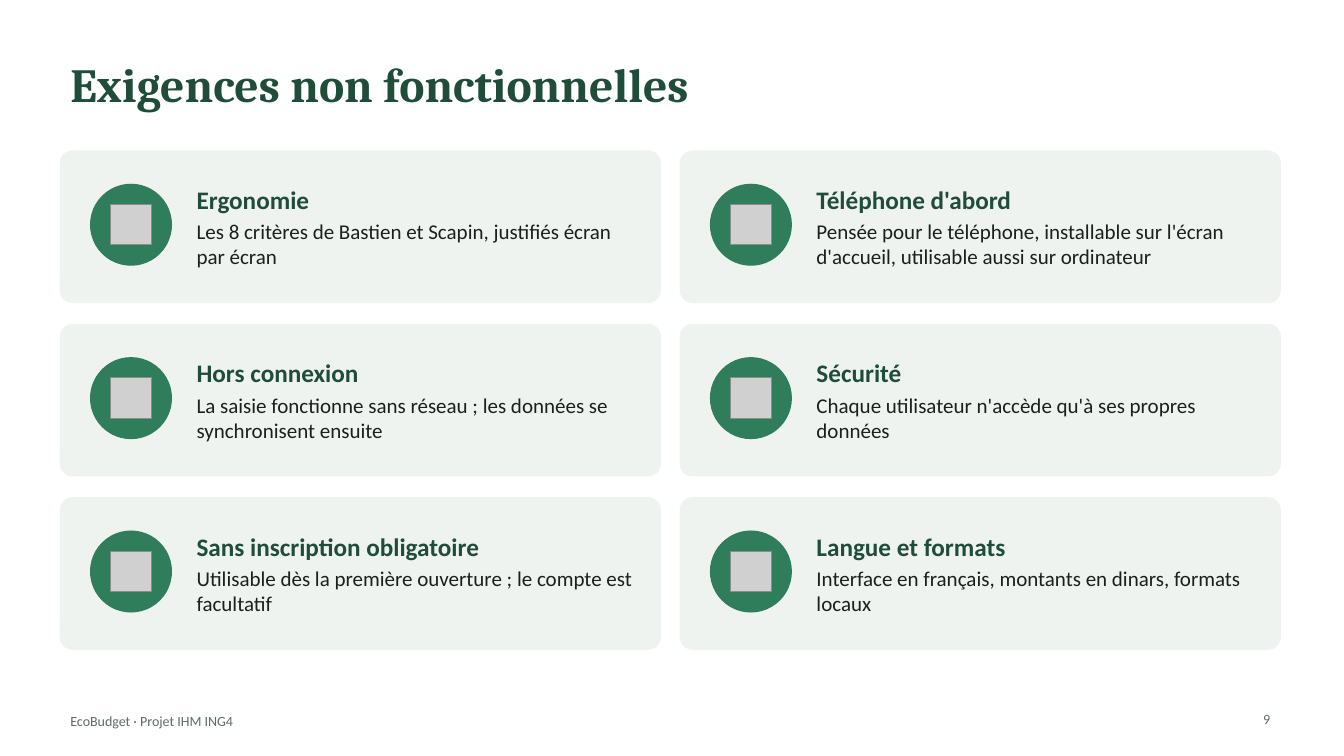
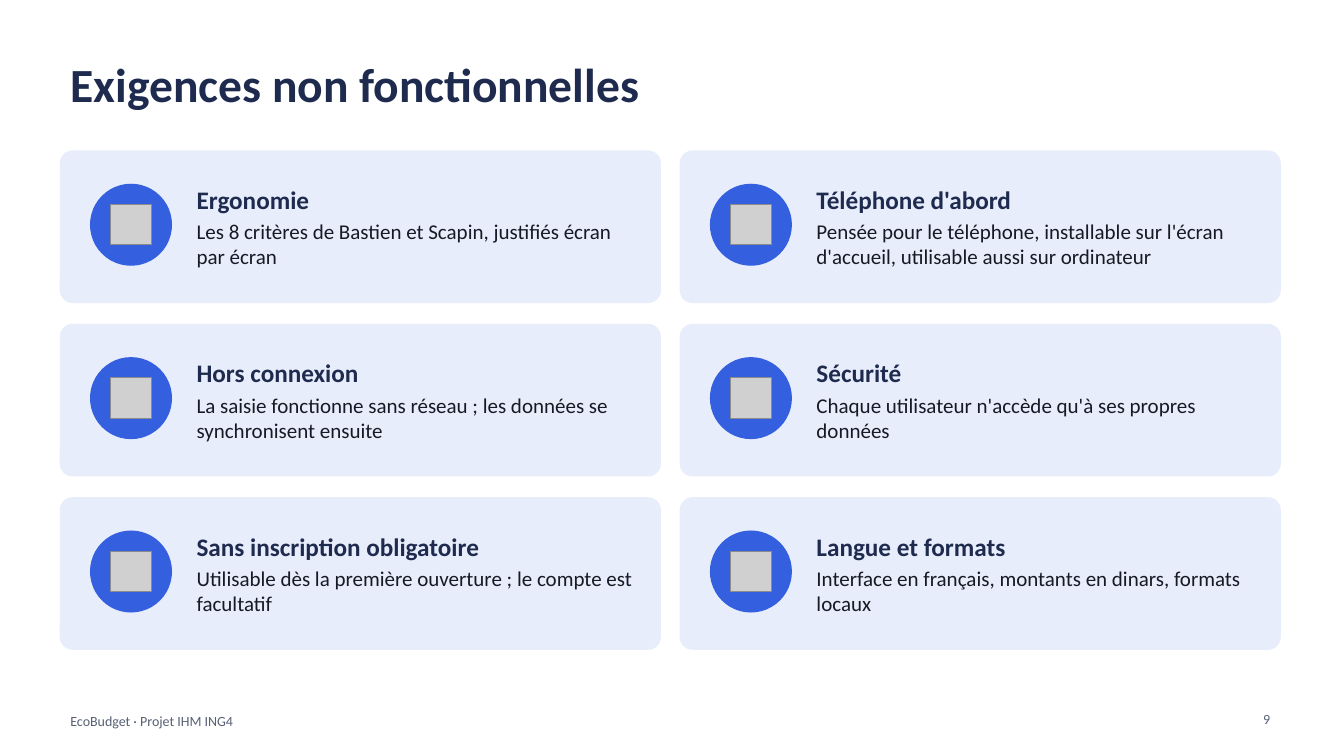
Before and after one commit to kaderouadahi/EcoBudget, a slide deck: slide 9 of livrables/EcoBudget.pptx. Drawn at 1344x756 pixels with LibreOffice and Linux fonts; fonts in the diff are those of the drawing; grey boxes stand for pictures. Boxes give left, top, right and bottom in pixels: in the first picture for what was removed or moved away, otherwise in the second. Text is boxed around its words. In the diff, an @@ line names an element or a change of style, - is before the commit and + after.

Commit message:
Maquettes et prototype interactif : 22 écrans (téléphone et ordinateur), images, matrice et diaporama mis à jour

```diff
--- a/livrables/EcoBudget.pptx
+++ b/livrables/EcoBudget.pptx
@@ title "Exigences non fonctionnelles" at (70, 68, 639, 110): font Cambria to Calibri, text colour #1F4D3A to #1E2B4F @@
@@ text "Ergonomie" at (197, 191, 611, 268): text colour #1F4D3A to #1E2B4F in "Ergonomie"; text colour #1B1F1D to #161A24 in "Les 8 critères de Bastien et Scapin, ..." @@
@@ text "Téléphone d'abord" at (816, 191, 1224, 267): text colour #1F4D3A to #1E2B4F in "Téléphone d'abord"; text colour #1B1F1D to #161A24 in "Pensée pour le téléphone, installable sur l'écran ..." @@
@@ text "Hors connexion" at (197, 364, 608, 442): text colour #1F4D3A to #1E2B4F in "Hors connexion"; text colour #1B1F1D to #161A24 in "La saisie fonctionne sans réseau ; les ..." @@
@@ text "Sécurité" at (816, 364, 1196, 438): text colour #1F4D3A to #1E2B4F in "Sécurité"; text colour #1B1F1D to #161A24 in "Chaque utilisateur n'accède qu'à ses propres données" @@
@@ fill #EEF3EF to #E8EDFB; outline #EEF3EF 1 pt to #E8EDFB 1 pt in 6 elements at (60, 151, 660, 302), (681, 151, 1280, 302), (60, 325, 660, 476), (681, 325, 1280, 476), (60, 498, 660, 649), (681, 498, 1280, 649) @@
@@ text "Sans inscription obligatoire" at (197, 538, 631, 611): text colour #1F4D3A to #1E2B4F in "Sans inscription obligatoire"; text colour #1B1F1D to #161A24 in "Utilisable dès la première ouverture ; le ..." @@
@@ fill #2F7D5B to #3460E0; outline #2F7D5B 1 pt to #3460E0 1 pt in 6 elements at (91, 185, 171, 265), (711, 185, 791, 265), (91, 358, 171, 439), (711, 358, 791, 439), (91, 531, 171, 612), (711, 531, 791, 612) @@
@@ text "Langue et formats" at (816, 538, 1240, 611): text colour #1F4D3A to #1E2B4F in "Langue et formats"; text colour #1B1F1D to #161A24 in "Interface en français, montants en dinars, formats ..." @@
```
Also in this commit, not shown: 40 other slides changed, 8 slides added, 27 other files.
